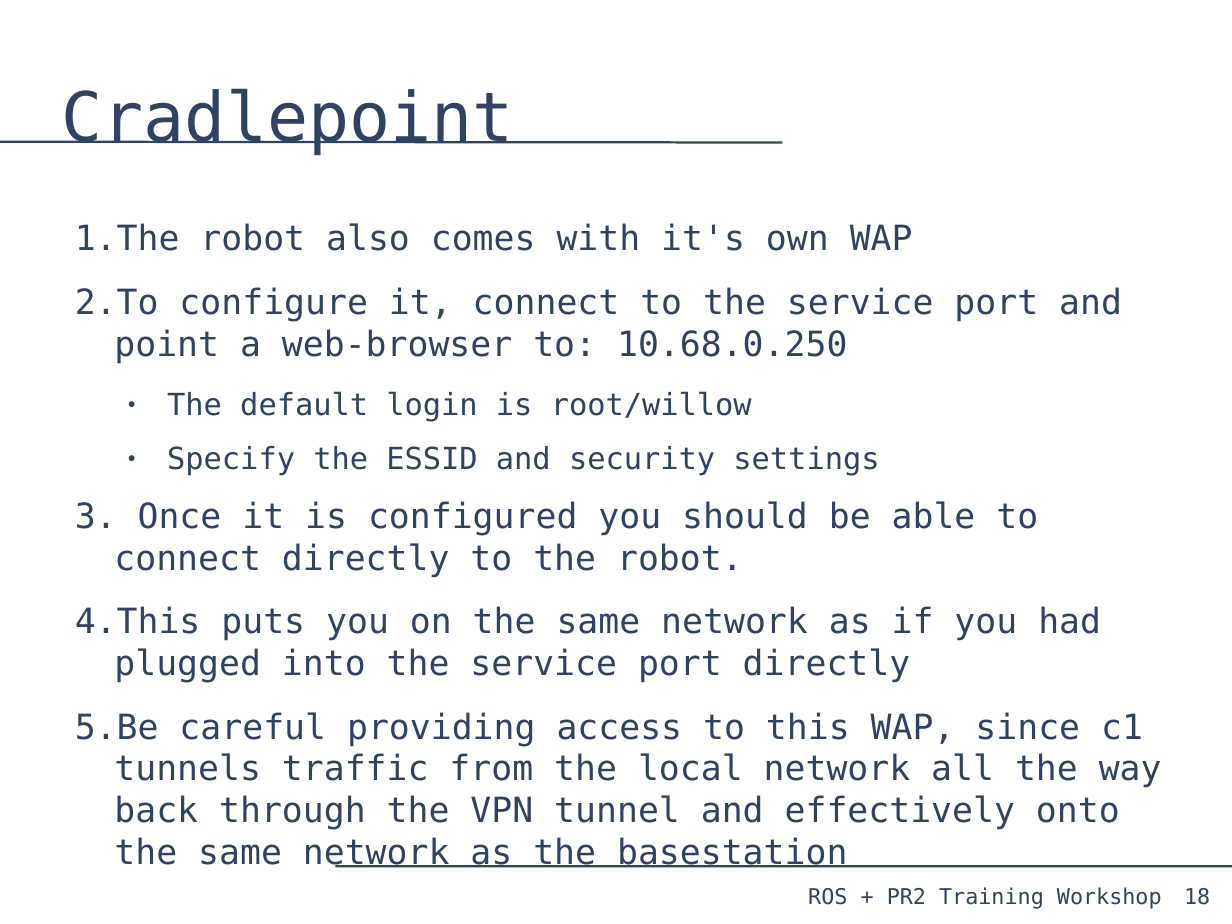
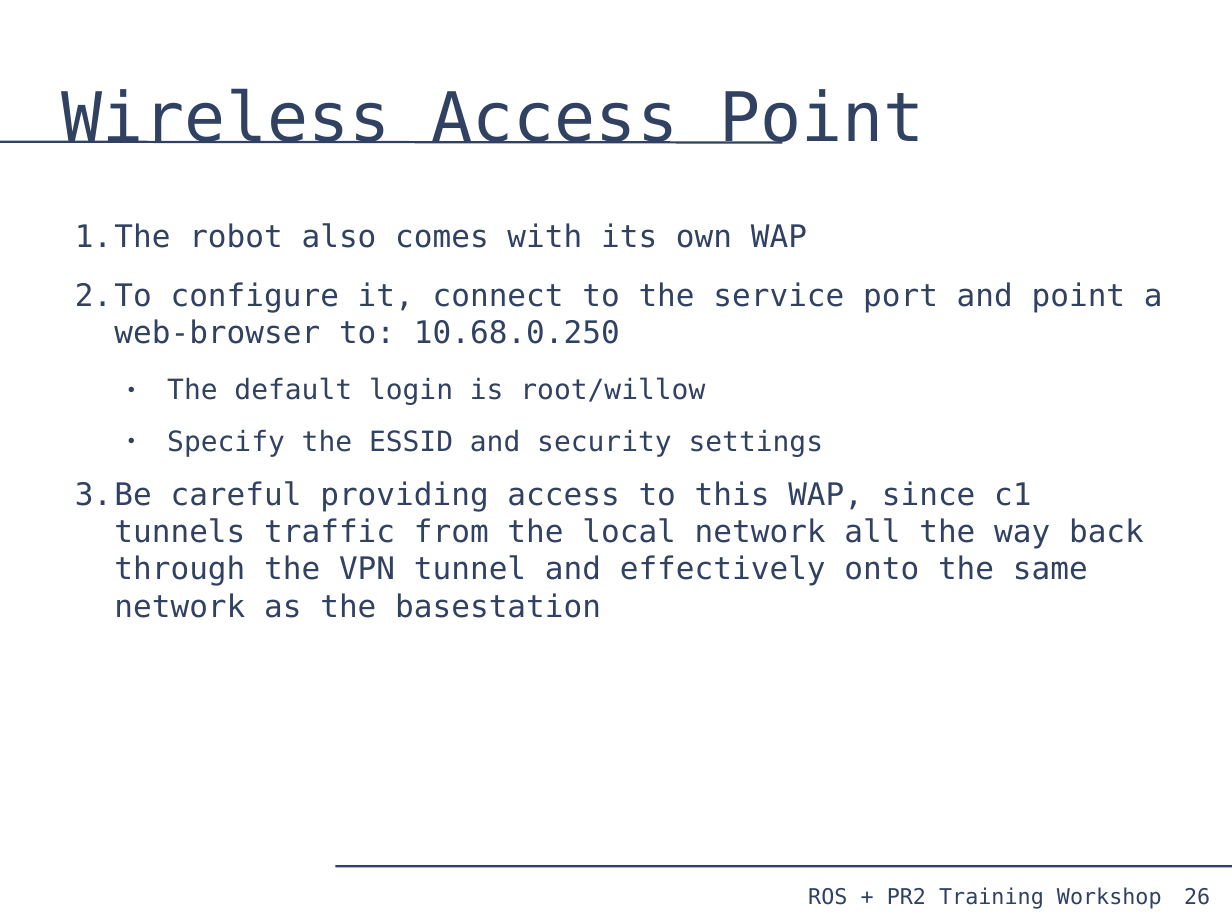
Before and after one commit to PR2/pr2_docs, a slide deck: slide 26 of pr2_training_workshop/pr2_sysadmin/pr2_syasdmin.odp (slide 18 before the commit). Drawn at 1232x924 pixels with LibreOffice and Linux fonts; fonts in the diff are those of the drawing. Boxes give left, top, right and bottom in pixels: in the first picture for what was removed or moved away, otherwise in the second. Text is boxed around its words. In the diff, an @@ line names an element or a change of style, - is before the commit and + after.

```diff
--- a/pr2_training_workshop/pr2_sysadmin/pr2_syasdmin.odp
+++ b/pr2_training_workshop/pr2_sysadmin/pr2_syasdmin.odp
@@ title at bbox=[62, 88, 925, 144]: text changed @@
-Cradlepoint
+Wireless Access Point
@@ text at bbox=[75, 223, 807, 248]: text changed; size 22.4 to 20 pt @@
-1. The robot also comes with it's own WAP
+1. The robot also comes with its own WAP
@@ text at bbox=[75, 282, 1163, 618]: size 22.4 to 20 pt in "To configure it, connect to the service ...", "Be careful providing access to this WAP, ..."; size 19.6 to 18 pt in "The default login is root/willow", "Specify the ESSID and security settings" @@
@@ text at bbox=[75, 501, 1101, 682]: paragraphs removed @@
-3. Once it is configured you should be able to connect directly to the robot.
-4. This puts you on the same network as if you had plugged into the service port directly
@@ page number at bbox=[1184, 888, 1210, 905]: text changed @@
-18
+26
```
Also in this commit, not shown: 11 other slides changed, 8 slides added, 1 slide removed, 1 other file.
